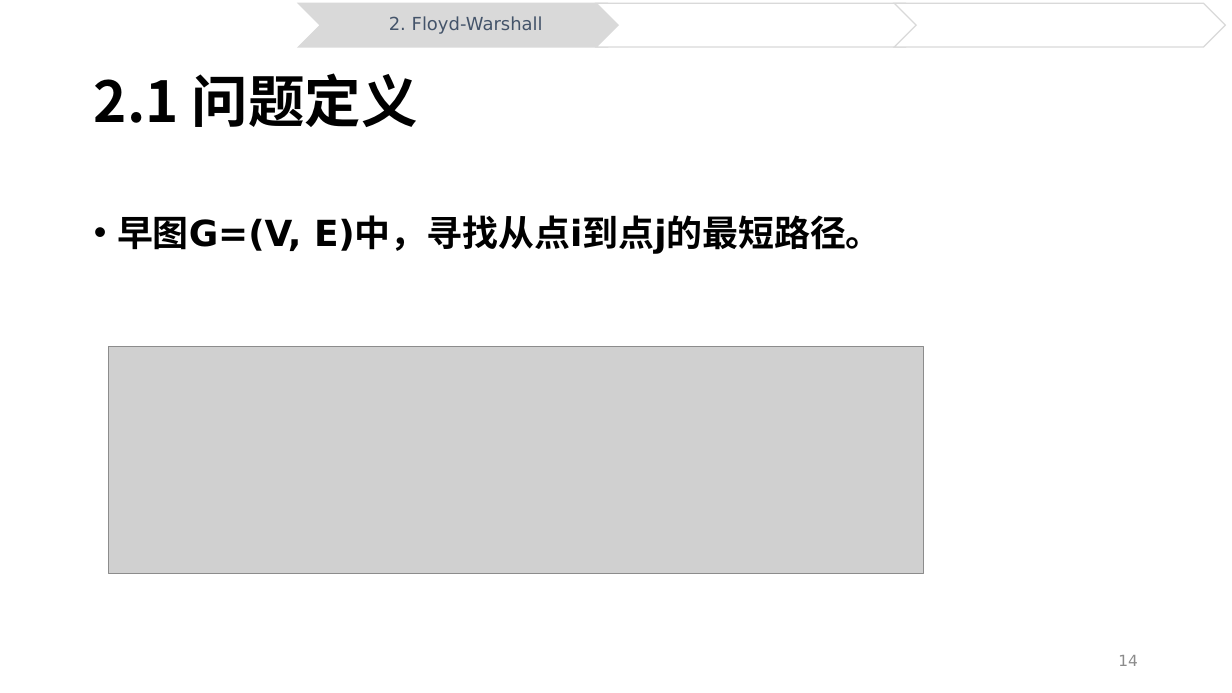
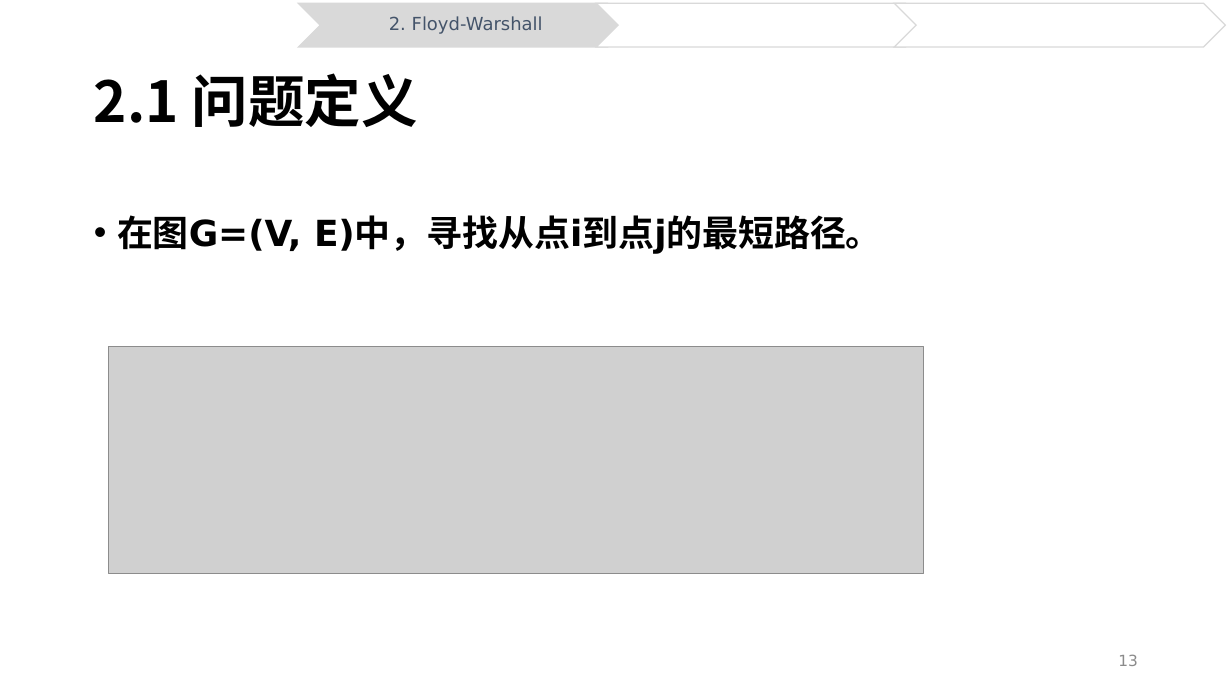
Before and after one commit to xjtuerz0/-, a slide deck: slide 13 of 高等计算机算法.pptx (slide 14 before the commit). Drawn at 1232x693 pixels with LibreOffice and Linux fonts; fonts in the diff are those of the drawing; grey boxes stand for pictures. Boxes give left, top, right and bottom in pixels: in the first picture for what was removed or moved away, otherwise in the second. Text is boxed around its words. In the diff, an @@ line names an element or a change of style, - is before the commit and + after.

```diff
--- a/高等计算机算法.pptx
+++ b/高等计算机算法.pptx
@@ text at (x1=117, y1=215, x2=882, y2=254): text changed @@
-• 早图G=(V, E)中，寻找从点i到点j的最短路径。
+• 在图G=(V, E)中，寻找从点i到点j的最短路径。
@@ page number at (x1=1118, y1=654, x2=1138, y2=666): text changed @@
-14
+13
```
Also in this commit, not shown: 8 other slides changed, 1 slide removed.
